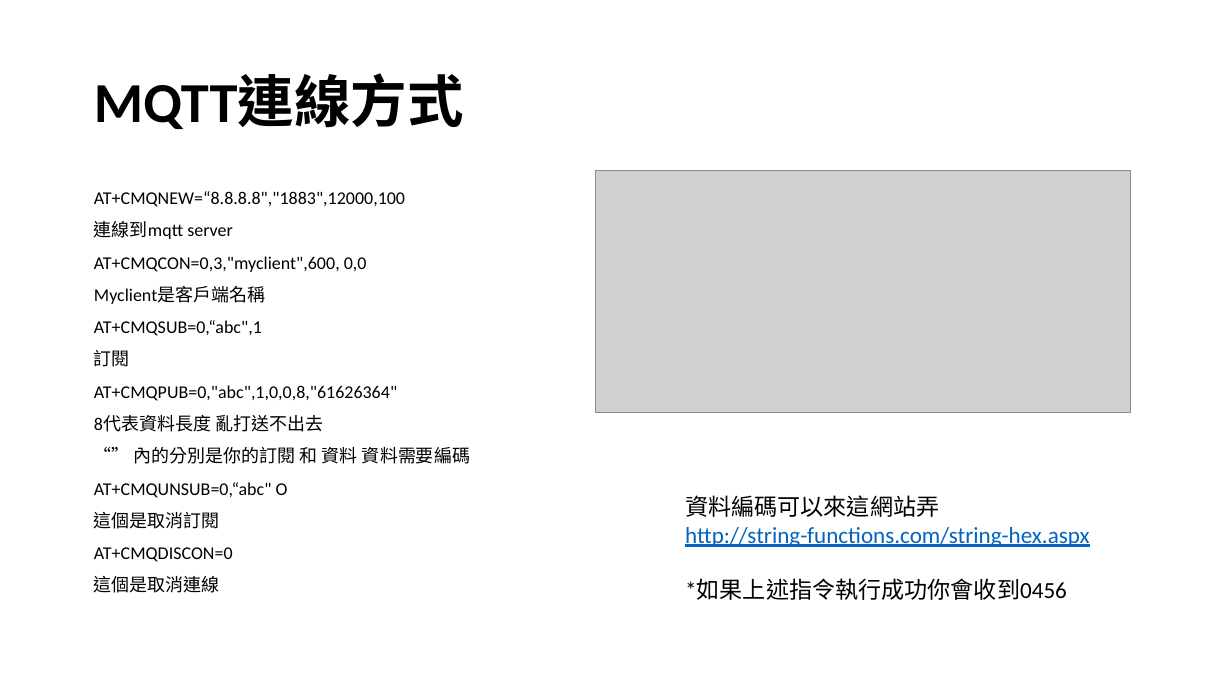
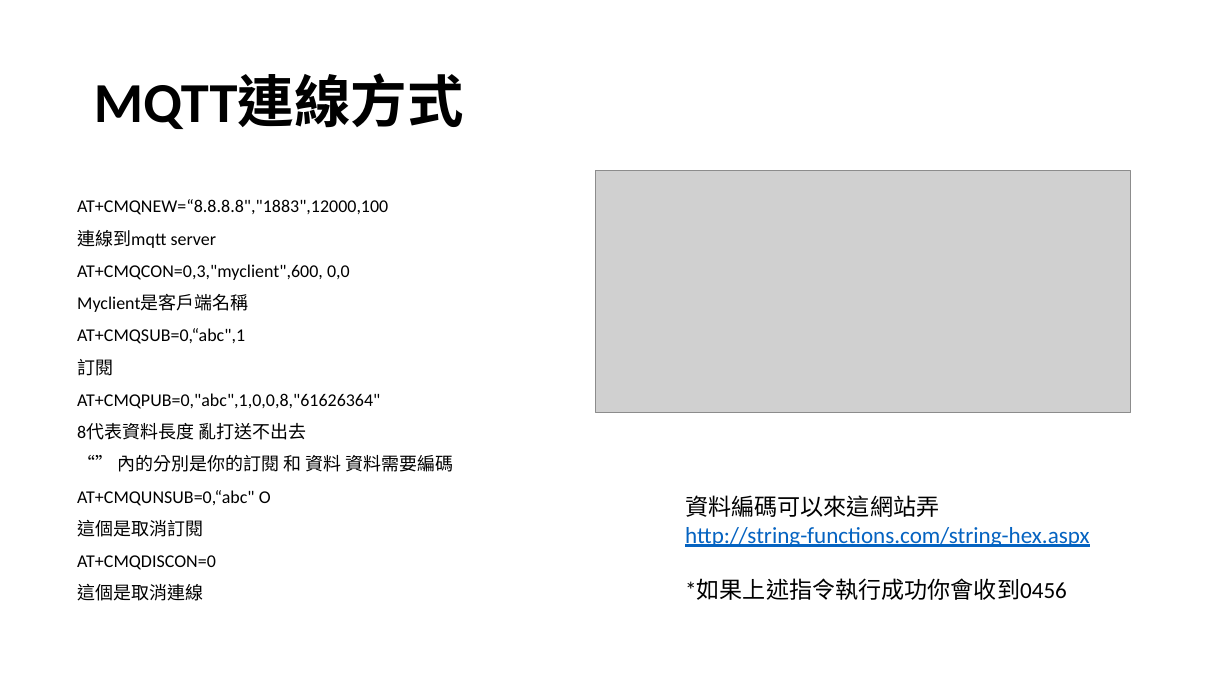
Before and after one commit to pickuse2013/bc95b8_nbiot_study, a slide deck: slide 7 of SIM7020E.pptx. Drawn at 1232x693 pixels with LibreOffice and Linux fonts; fonts in the diff are those of the drawing; grey boxes stand for pictures. Boxes give left, top, right and bottom in pixels: in the first picture for what was removed or moved away, otherwise in the second. Text is boxed around its words. In the diff, an @@ line names an element or a change of style, - is before the commit and + after.

```diff
--- a/SIM7020E.pptx
+++ b/SIM7020E.pptx
@@ text "AT+CMQNEW=“8.8.8.8","1883",12000,100": place and size @@
-text "AT+CMQNEW=“8.8.8.8","1883",12000,100" at [94, 191, 470, 593]
+text "AT+CMQNEW=“8.8.8.8","1883",12000,100" at [77, 199, 453, 601]
```
Also in this commit, not shown: 2 other slides changed, 4 other files.
